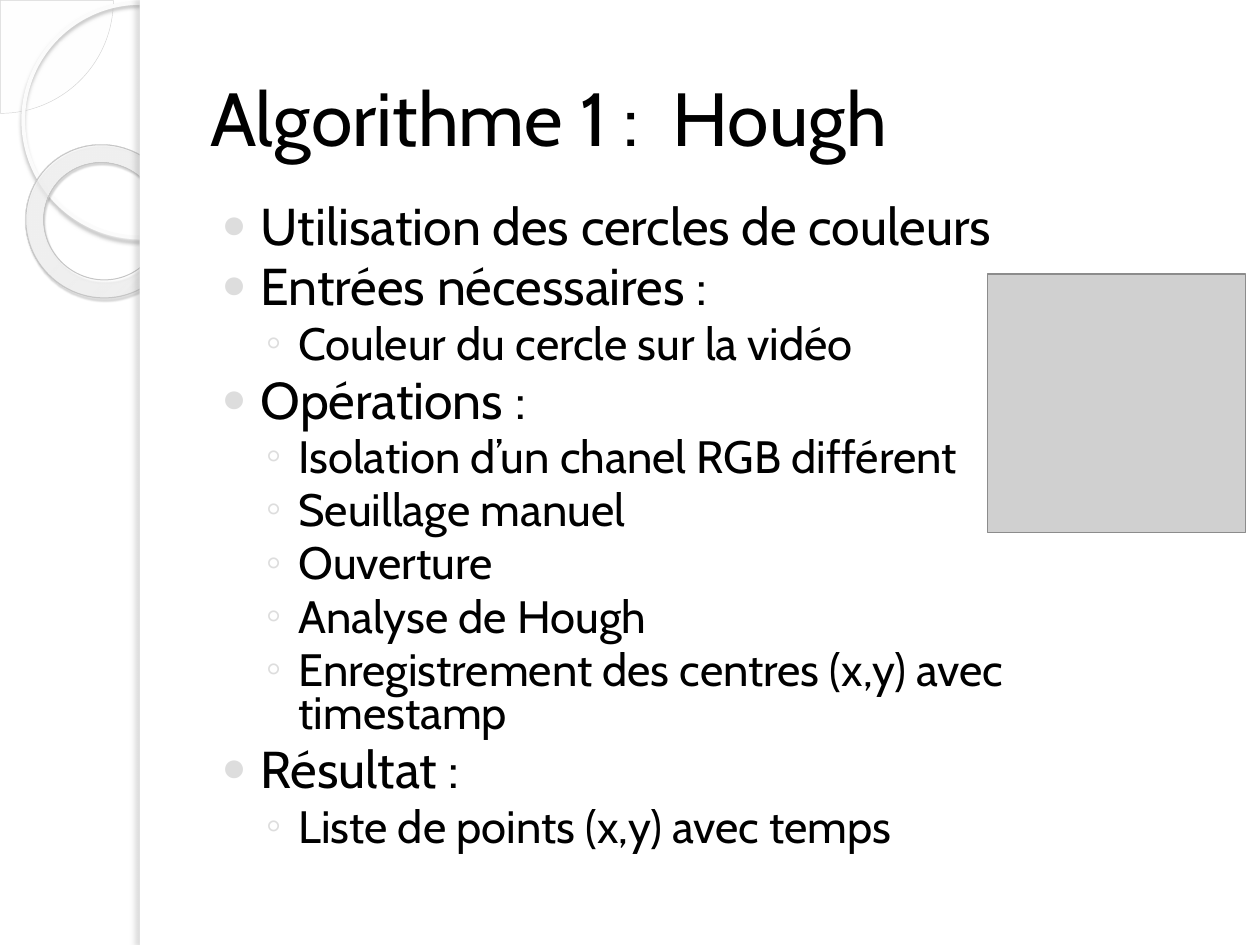
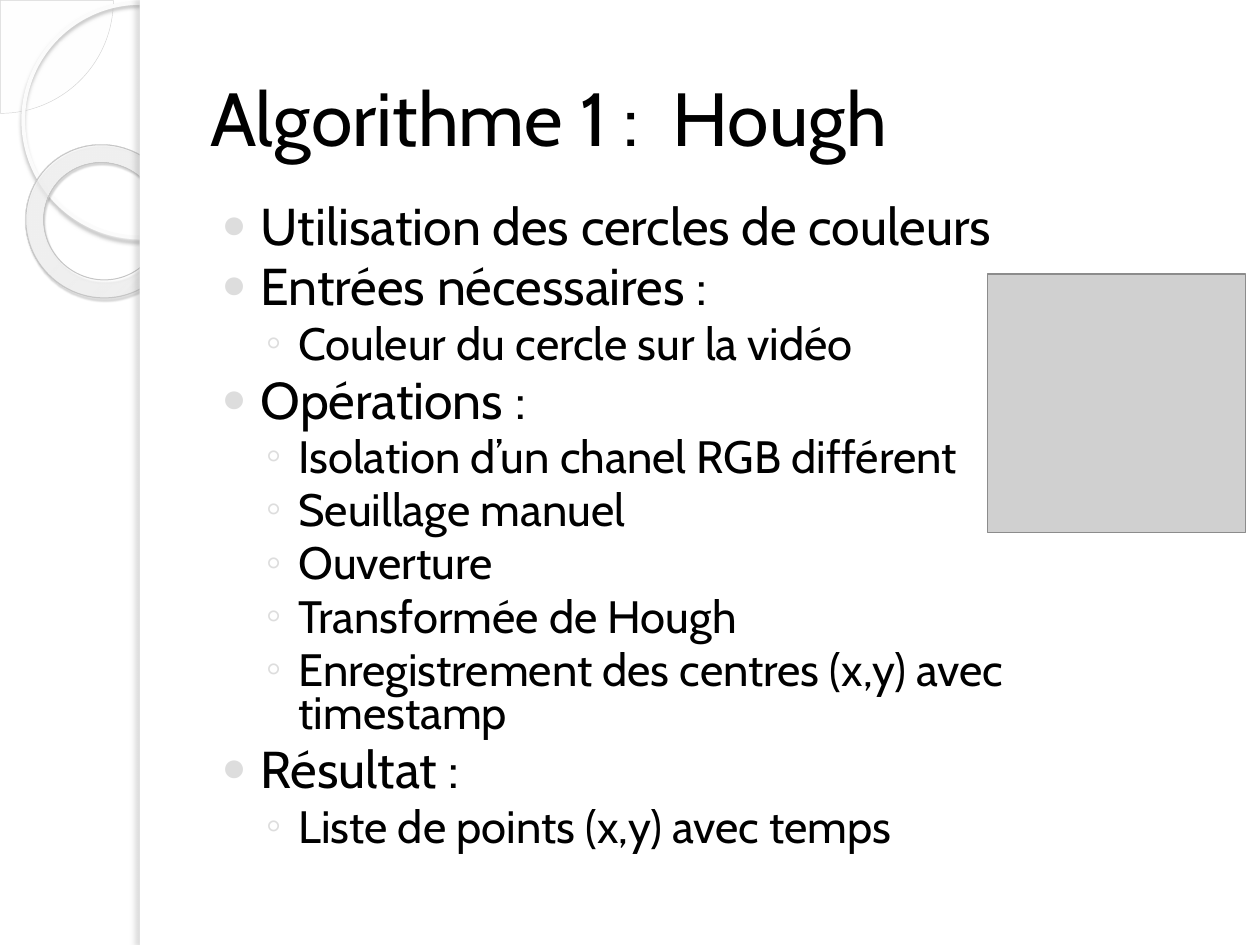
Before and after one commit to ChristopheBolinhas/Balancier, a slide deck: slide 5 of Présentation.pptx. Drawn at 1260x945 pixels with LibreOffice and Linux fonts; fonts in the diff are those of the drawing; grey boxes stand for pictures; background and template pictures are left out. Boxes give left, top, right and bottom in pixels: in the first picture for what was removed or moved away, otherwise in the second. Text is boxed around its words. In the diff, an @@ line names an element or a change of style, - is before the commit and + after.

```diff
--- a/Présentation.pptx
+++ b/Présentation.pptx
@@ text at [298, 599, 737, 643]: text changed @@
-  ◦ Analyse de Hough
+  ◦ Transformée de Hough
```
Also in this commit, not shown: 5 other slides changed.
